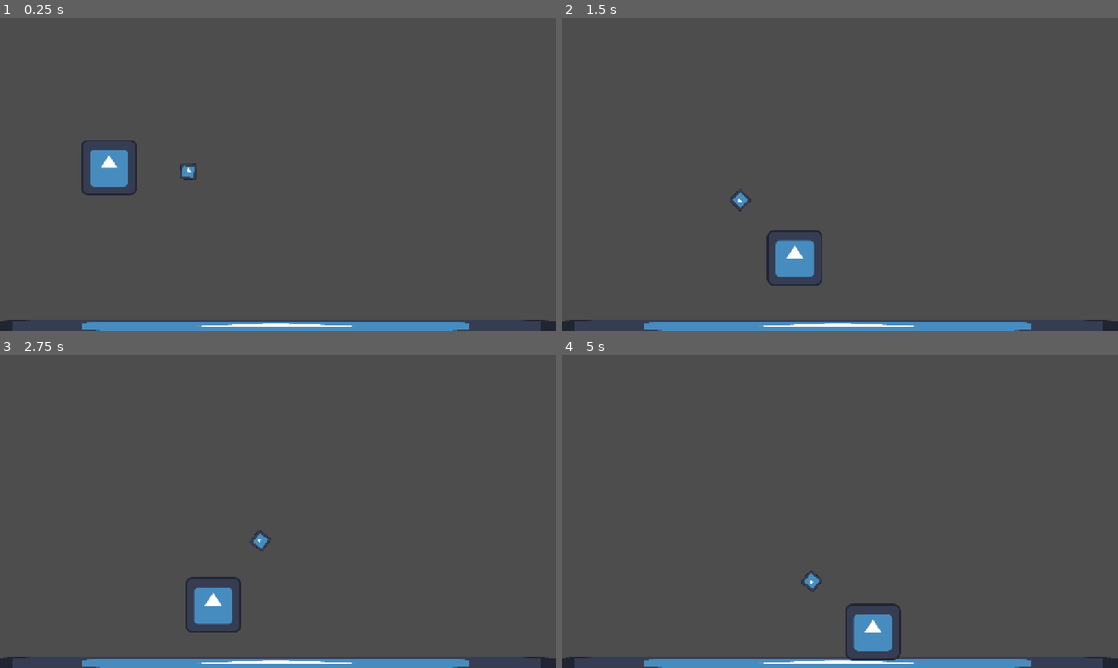
Above: before the commit, frames 1-4 (two rows, left to right).
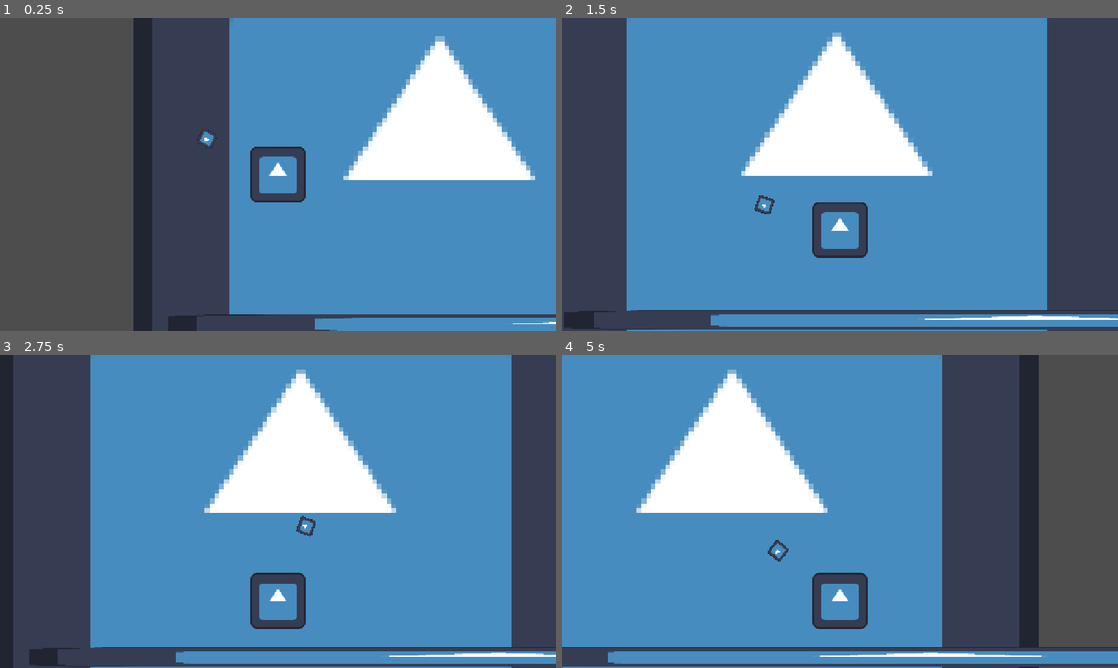
Above: after the commit, the same moments.

Repository: FlyingHairball/MonkeyJam
Game: Godot game, scene res://scenes/main_scene.tscn
Same seed, same stepped clock (60 frames per second), same inputs: the game is played once before the commit and once after it. The engine's default icon, where the game draws it, is replaced by a stand-in: a white triangle on a blue panel in a dark square.
Inputs (mouse positions are in pixels of both pictures, inside the frame that each line leads up to):
- Up to frame 1 (0.25 s): no input
- Up to frame 2 (1.5 s): tap Enter at 0.5 s; move the mouse to (962, 158) at 0.52 s; hold D (right) from 0.53 s (still down); click (962, 158) at 0.6 s; tap W (jump) at 0.77, 0.8, 1.07, 1.35 s; move the mouse to (728, 190) at 1.27 s
- Up to frame 3 (2.75 s): tap W (jump) at 1.52, 1.82 s; tap Space (jump2, bound only after the commit) at 1.55, 2.1 s; move the mouse to (333, 442) at 2.02 s; release D (right) at 2.03 s; hold A (left) from 2.03 s (still down); click (333, 442) at 2.3 s
- Up to frame 4 (5 s): move the mouse to (812, 574) at 2.77 s; release A (left) at 2.78 s; hold D (right) 2.78-4.28 s; click (812, 574) at 2.85 s; tap W (jump) at 3.02, 3.05, 3.32, 3.77, 4.07, 4.35, 4.52, 4.82 s; move the mouse to (1006, 558) at 3.52 s; click (1006, 558) at 3.6 s; tap Space (jump2, bound only after the commit) at 3.8 s; move the mouse to (673, 464) at 4.27 s; hold A (left) from 4.28 s (still down); click (673, 464) at 4.55 s

The runs differ from the first frame. In frame 1, 62% of the frame differs, in the area x 0-100%, y 0-100%; in frame 2, 73%; in frame 3, 75%; in frame 4, 70%.

Commit message:
attacks and recoil

Diff:
--- a/project.godot
+++ b/project.godot
@@ -55,7 +55,11 @@
 "deadzone": 0.2,
 "events": [Object(InputEventKey,"resource_local_to_scene":false,"resource_name":"","device":-1,"window_id":0,"alt_press …(192 unchanged characters)…
 , Object(InputEventKey,"resource_local_to_scene":false,"resource_name":"","device":-1,"window_id":0,"alt_pressed":false …(186 unchanged characters)…
-, Object(InputEventKey,"resource_local_to_scene":false,"resource_name":"","device":-1,"window_id":0,"alt_pressed":false,"shift_pressed":false,"ctrl_pressed":false,"meta_pressed":false,"pressed":false,"keycode":0,"physical_keycode":32,"key_label":0,"unicode":32,"location":0,"echo":false,"script":null)
+]
+}
+jump2={
+"deadzone": 0.2,
+"events": [Object(InputEventKey,"resource_local_to_scene":false,"resource_name":"","device":-1,"window_id":0,"alt_pressed":false,"shift_pressed":false,"ctrl_pressed":false,"meta_pressed":false,"pressed":false,"keycode":0,"physical_keycode":32,"key_label":0,"unicode":32,"location":0,"echo":false,"script":null)
 ]
 }
 attack={
@@ -104,6 +108,10 @@
 ]
 }
 
+[physics]
+
+2d/default_gravity=1225.0
+
 [rendering]
 
 renderer/rendering_method="gl_compatibility"
--- /dev/null
+++ b/scenes/attack.gd
@@ -0,0 +1,23 @@
+extends Sprite2D
+
+const SPEED = 5000.0
+@export var init_pos = Vector2.ZERO
+@export var parent_context = CharacterBody2D
+
+func _ready() -> void:
+	global_position = init_pos
+
+func _physics_process(delta: float) -> void:
+	position.x += SPEED * delta
+
+func _on_timeout_timeout() -> void:
+	queue_free()
+
+
+func _on_area_2d_body_entered(body: Node2D) -> void:
+	if body.is_class("StaticBody2D"):
+		parent_context.apply_recoil()
+		queue_free()
+	if body.is_class("CharacterBody2D"):
+		if body.has_method("apply_damage"):
+			body.apply_damage()
--- /dev/null
+++ b/scenes/attack.tscn
@@ -0,0 +1,26 @@
+[gd_scene load_steps=4 format=3 uid="uid://b8om57bg2wadu"]
+
+[ext_resource type="Texture2D" uid="uid://dn671x06goq6" path="res://assets/icon.svg" id="1_nursx"]
+[ext_resource type="Script" uid="uid://bj216su0g7xol" path="res://scenes/attack.gd" id="2_jy1op"]
+
+[sub_resource type="RectangleShape2D" id="RectangleShape2D_jy1op"]
+size = Vector2(127.99999, 127.99999)
+
+[node name="Attack" type="Sprite2D"]
+scale = Vector2(0.5, 0.5)
+texture = ExtResource("1_nursx")
+script = ExtResource("2_jy1op")
+
+[node name="Area2D" type="Area2D" parent="."]
+
+[node name="CollisionShape2D" type="CollisionShape2D" parent="Area2D"]
+scale = Vector2(0.99999994, 0.99999994)
+shape = SubResource("RectangleShape2D_jy1op")
+
+[node name="Timeout" type="Timer" parent="."]
+wait_time = 0.2
+one_shot = true
+autostart = true
+
+[connection signal="body_entered" from="Area2D" to="." method="_on_area_2d_body_entered"]
+[connection signal="timeout" from="Timeout" to="." method="_on_timeout_timeout"]
--- /dev/null
+++ b/scenes/camera_2d.gd
@@ -0,0 +1,30 @@
+extends Camera2D
+
+@export var max_offset: Vector2 = Vector2(800, 600)
+@export var max_rotation: float = 0.06
+@export var decay: float = 2.5
+
+var trauma: float = 0.0
+var _time: float = 0.0
+var _noise := FastNoiseLite.new()
+
+func _ready() -> void:
+	_noise.noise_type = FastNoiseLite.TYPE_SIMPLEX
+	_noise.frequency = 4.0
+
+func _process(delta: float) -> void:
+	_time += delta
+	if trauma > 0.0:
+		trauma = max(trauma - decay * delta, 0.0)
+		var t := trauma * trauma
+
+		var ox := max_offset.x * _noise.get_noise_2d(_time, 0.0) * t
+		var oy := max_offset.y * _noise.get_noise_2d(0.0, _time) * t
+		offset = Vector2(ox, oy)
+		rotation = max_rotation * _noise.get_noise_2d(_time, _time * 2.0) * t
+	else:
+		offset = Vector2.ZERO
+		rotation = 0.0
+
+func shake(kick: float = 0.4) -> void:
+	trauma = clamp(trauma + kick, 0.0, 1.0)
--- a/scenes/main_scene.tscn
+++ b/scenes/main_scene.tscn
@@ -5,22 +5,39 @@
 [ext_resource type="PackedScene" uid="uid://cwpk4f7rtk6ck" path="res://scenes/player.tscn" id="2_pw63i"]
 
 [sub_resource type="RectangleShape2D" id="RectangleShape2D_7ykc4"]
-size = Vector2(1291, 20)
+size = Vector2(1288.9336, 30)
 
 [node name="MainScene" type="Node2D"]
 script = ExtResource("1_w2twt")
 
+[node name="BG" type="Sprite2D" parent="."]
+texture_filter = 1
+position = Vector2(622.99994, 340.99997)
+scale = Vector2(11.015625, 11.015625)
+texture = ExtResource("2_7ykc4")
+
 [node name="Walls" type="StaticBody2D" parent="."]
 
-[node name="Sprite2D" type="Sprite2D" parent="Walls"]
+[node name="CollisionShape2D" type="CollisionShape2D" parent="Walls"]
+position = Vector2(1080, 695)
+scale = Vector2(1.670529, 1.516699)
+shape = SubResource("RectangleShape2D_7ykc4")
+
+[node name="Sprite2D" type="Sprite2D" parent="Walls/CollisionShape2D"]
 texture_filter = 1
-position = Vector2(635.5, 709)
-scale = Vector2(10.1328125, 0.234375)
+scale = Vector2(10.1328125, 0.23437501)
 texture = ExtResource("2_7ykc4")
 
-[node name="CollisionShape2D" type="CollisionShape2D" parent="Walls"]
-position = Vector2(635.5, 709)
+[node name="CollisionShape2D2" type="CollisionShape2D" parent="Walls"]
+position = Vector2(1688, 287.9999)
+rotation = 1.5707964
+scale = Vector2(0.59763074, 2.4420927)
 shape = SubResource("RectangleShape2D_7ykc4")
+
+[node name="Sprite2D" type="Sprite2D" parent="Walls/CollisionShape2D2"]
+texture_filter = 1
+scale = Vector2(10.1328125, 0.23437501)
+texture = ExtResource("2_7ykc4")
 
 [node name="CharacterBody2D" parent="." instance=ExtResource("2_pw63i")]
 position = Vector2(251, 315)
--- a/scenes/player.gd
+++ b/scenes/player.gd
@@ -1,24 +1,43 @@
 extends CharacterBody2D
 
-const SPEED = 300.0
-const JUMP_VELOCITY = -400.0
 
+const SPEED = 400.0
+const JUMP_VELOCITY = -600.0
+const RECOIL_DECAY = 5000.0
+const RECOIL_STRENGTH = 200.0
+const RECOIL_MAX = 600.0
+
+var recoil: Vector2 = Vector2.ZERO
+
+@onready var camera_2d: Camera2D = $Camera2D
 
 @onready var attck_guide: Sprite2D = $AttckGuide
 @onready var attack_area_collision_shape_2d: CollisionShape2D = $AttackArea/CollisionShape2D
 
+const ATTACK = preload("uid://b8om57bg2wadu")
+@onready var attack_cooldown: Timer = $AttackCooldown
+
+func _process(_delta: float) -> void:
+	camera_2d.global_position.y = min(360.0, position.y)
 
 func _physics_process(delta: float) -> void:
+
+	if recoil:
+		velocity += recoil
 	if not is_on_floor():
 		velocity += get_gravity() * delta
+	elif is_on_floor() and !recoil:
+		velocity = Vector2.ZERO
 
-	if (Input.is_action_just_pressed("jump") or Input.is_action_just_pressed("con_jump")) and is_on_floor():
+	if (Input.is_action_just_pressed("jump") or
+	Input.is_action_just_pressed("jump2") or
+	Input.is_action_just_pressed("con_jump")) and is_on_floor():
 		velocity.y = JUMP_VELOCITY
 
 	var direction = Input.get_axis("left", "right")
 	if Global.controller_active: direction = Input.get_axis("con_left", "con_right")
 	if direction:
-		velocity.x = direction * SPEED
+		position.x += direction * SPEED * delta
 	else:
 		velocity.x = move_toward(velocity.x, 0, SPEED)
 
@@ -26,17 +45,33 @@
 	if angle != null:
 		attck_guide.rotation = angle
 
-	if (Input.is_action_just_pressed("attack") or Input.is_action_just_pressed("con_attack")):
+	if (Input.is_action_just_pressed("attack") or
+	Input.is_action_just_pressed("con_attack")) and attack_cooldown.is_stopped():
+		attack_cooldown.start()
 		attack()
-
-
+	#if recoil:
+		#print(recoil)
 	move_and_slide()
+	recoil = recoil.move_toward(Vector2.ZERO, RECOIL_DECAY * delta)
 
 func attack() -> void:
 	var init_pos = random_point_in_area()
+	var attack_instance = ATTACK.instantiate()
+	attack_instance.init_pos = init_pos
+	attack_instance.parent_context = self
+	attck_guide.add_child(attack_instance)
 
+func apply_recoil():
+	var aim_dir := Vector2.from_angle(get_angle())
+	#print(aim_dir, rotation)
+	recoil += (-aim_dir * RECOIL_STRENGTH)
+	recoil = recoil.limit_length(RECOIL_MAX)
+	camera_2d.shake(0.15)
 
+func take_damage():
 
+	#camera_2d.shake(0.15)
+	pass
 
 func random_point_in_area() -> Vector2:
 	var rect = attack_area_collision_shape_2d.shape
--- a/scenes/player.tscn
+++ b/scenes/player.tscn
@@ -1,7 +1,8 @@
-[gd_scene load_steps=5 format=3 uid="uid://cwpk4f7rtk6ck"]
+[gd_scene load_steps=6 format=3 uid="uid://cwpk4f7rtk6ck"]
 
 [ext_resource type="Texture2D" uid="uid://dn671x06goq6" path="res://assets/icon.svg" id="1_3vyb7"]
 [ext_resource type="Script" uid="uid://dxpnhr55yo3qj" path="res://scenes/player.gd" id="1_g2els"]
+[ext_resource type="Script" uid="uid://3dxk64deg3gr" path="res://scenes/camera_2d.gd" id="3_qhqgy"]
 
 [sub_resource type="CapsuleShape2D" id="CapsuleShape2D_g2els"]
 radius = 27.0
@@ -29,3 +30,10 @@
 [node name="CollisionShape2D" type="CollisionShape2D" parent="AttackArea"]
 position = Vector2(0, -22)
 shape = SubResource("RectangleShape2D_g2els")
+
+[node name="Camera2D" type="Camera2D" parent="."]
+script = ExtResource("3_qhqgy")
+
+[node name="AttackCooldown" type="Timer" parent="."]
+wait_time = 0.2
+one_shot = true
Not shown, added: scenes/attack.gd.uid
Not shown, added: scenes/camera_2d.gd.uid
